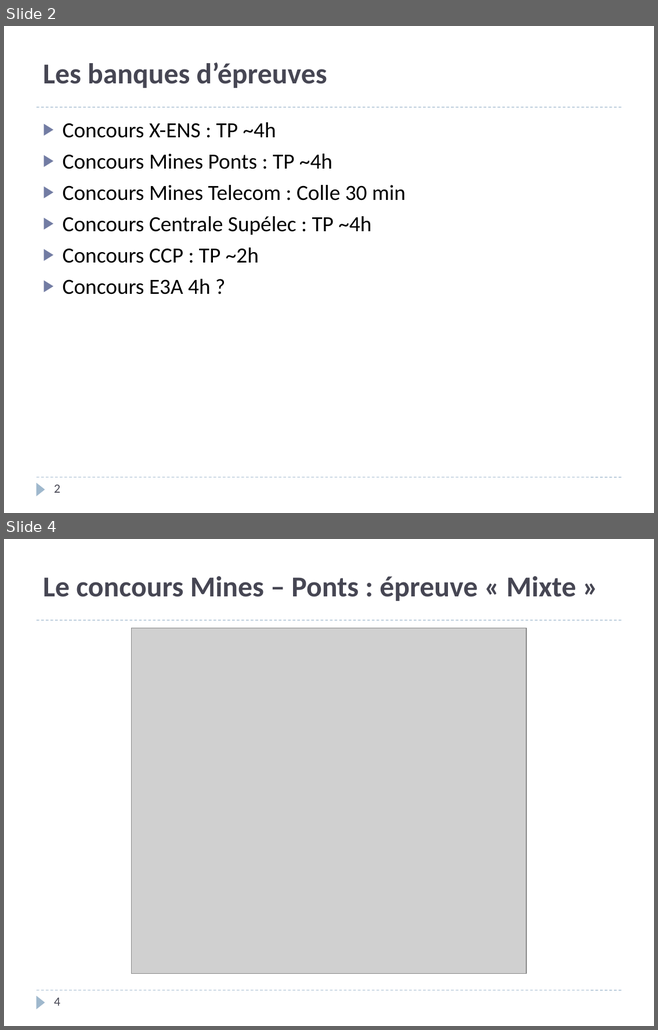
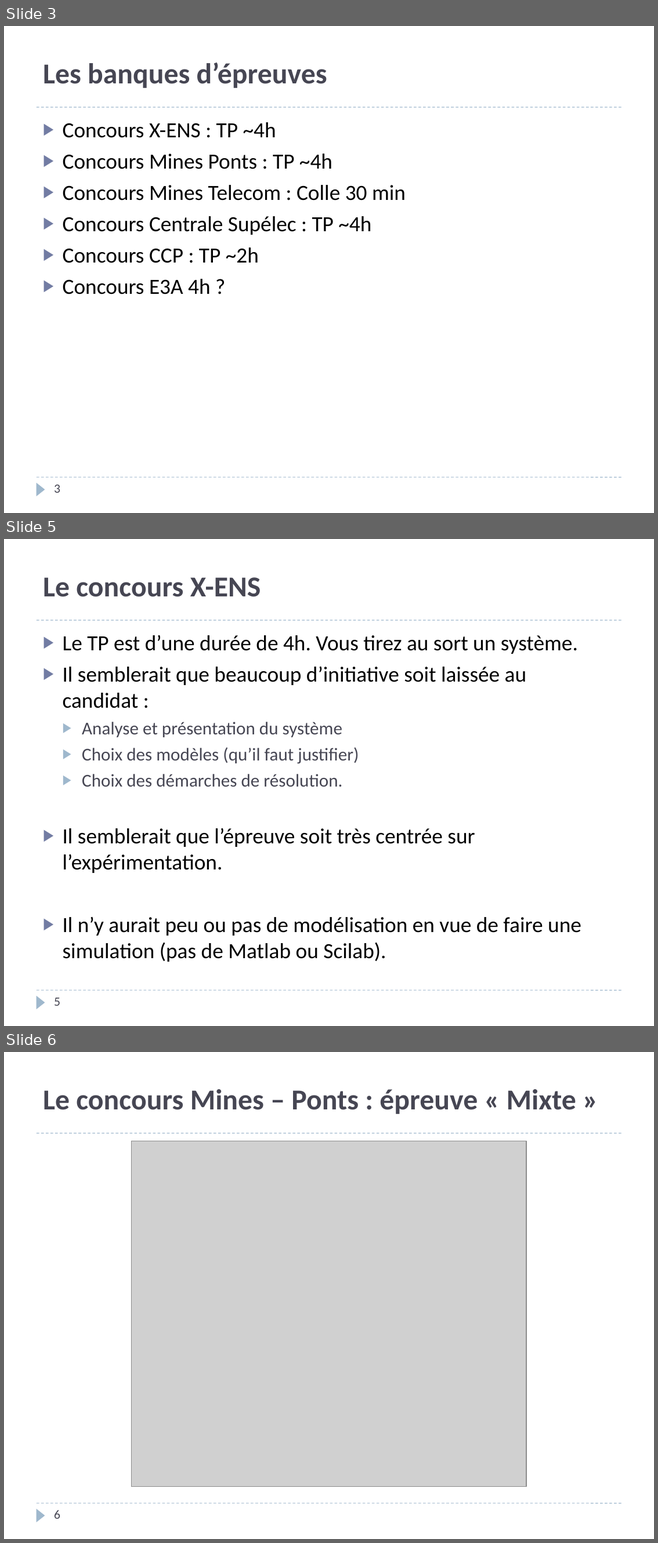
Before and after one commit to xpessoles/PSI, a slide deck: PreparationOral/PreparationOral.pptx. Shown one above the other, each under a label of ours: slides 2 and 4 before the commit, slides 3, 5 and 6 after it; the slides between them are not shown. The pictures are 658x1030 and 658x1543 pixels, drawn with LibreOffice and Linux fonts; fonts in the diff are those of the drawing; grey boxes stand for pictures. Boxes give left, top, right and bottom in pixels: in the first picture for what was removed or moved away, otherwise in the second. Text is boxed around its words. In the diff, an @@ line names an element or a change of style, - is before the commit and + after.

```diff
--- a/PreparationOral/PreparationOral.pptx
+++ b/PreparationOral/PreparationOral.pptx
@@ slide 5 added at (4, 539, 654, 1026), background #FFFFFF; not listed: 3 template elements that a slide beside it also shows @@
@@ title added at (43, 577, 261, 597), 32 pt, text #464653, bold @@
+Le concours X-ENS
@@ text added at (63, 635, 581, 962), 24 pt, text #000000 @@
+▶ Le TP est d’une durée de 4h. Vous tirez au sort un système.
+▶ Il semblerait que beaucoup d’initiative soit laissée au candidat :
+  ▶ Analyse et présentation du système
+  ▶ Choix des modèles (qu’il faut justifier)
+  ▶ Choix des démarches de résolution.
+▶ Il semblerait que l’épreuve soit très centrée sur l’expérimentation.
+▶ Il n’y aurait peu ou pas de modélisation en vue de faire une simulation (pas de Matlab ou Scilab).
@@ page number added at (54, 998, 60, 1006), 14 pt, text #464653 @@
+5
@@ what was slide 2 is now slide 3 @@
@@ page number at (54, 485, 60, 493): text changed @@
-2
+3
@@ what was slide 4 is now slide 6 @@
@@ page number at (54, 1510, 60, 1519): text changed @@
-4
+6
```
Also in this commit, not shown: 8 slides changed, 2 other slides added, 2 slides removed.
